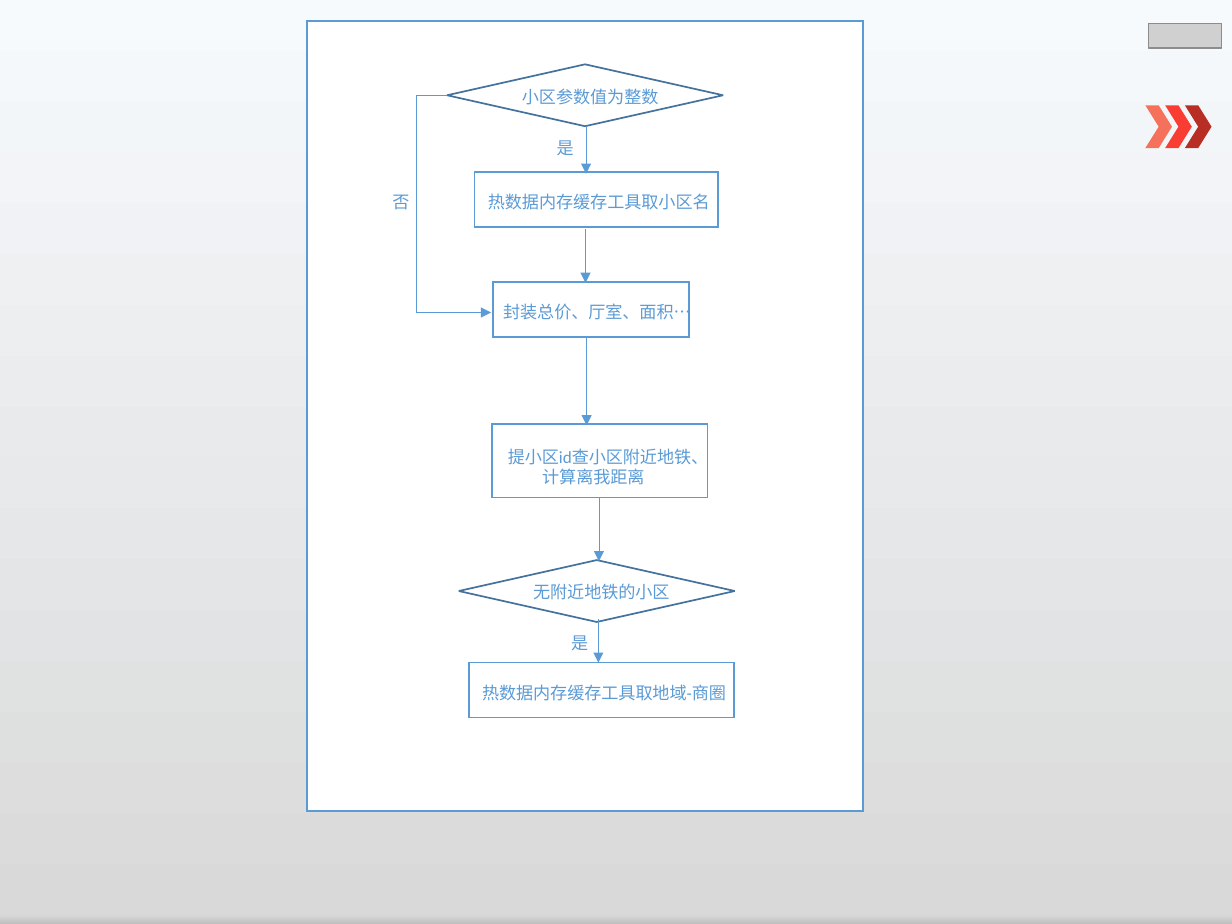
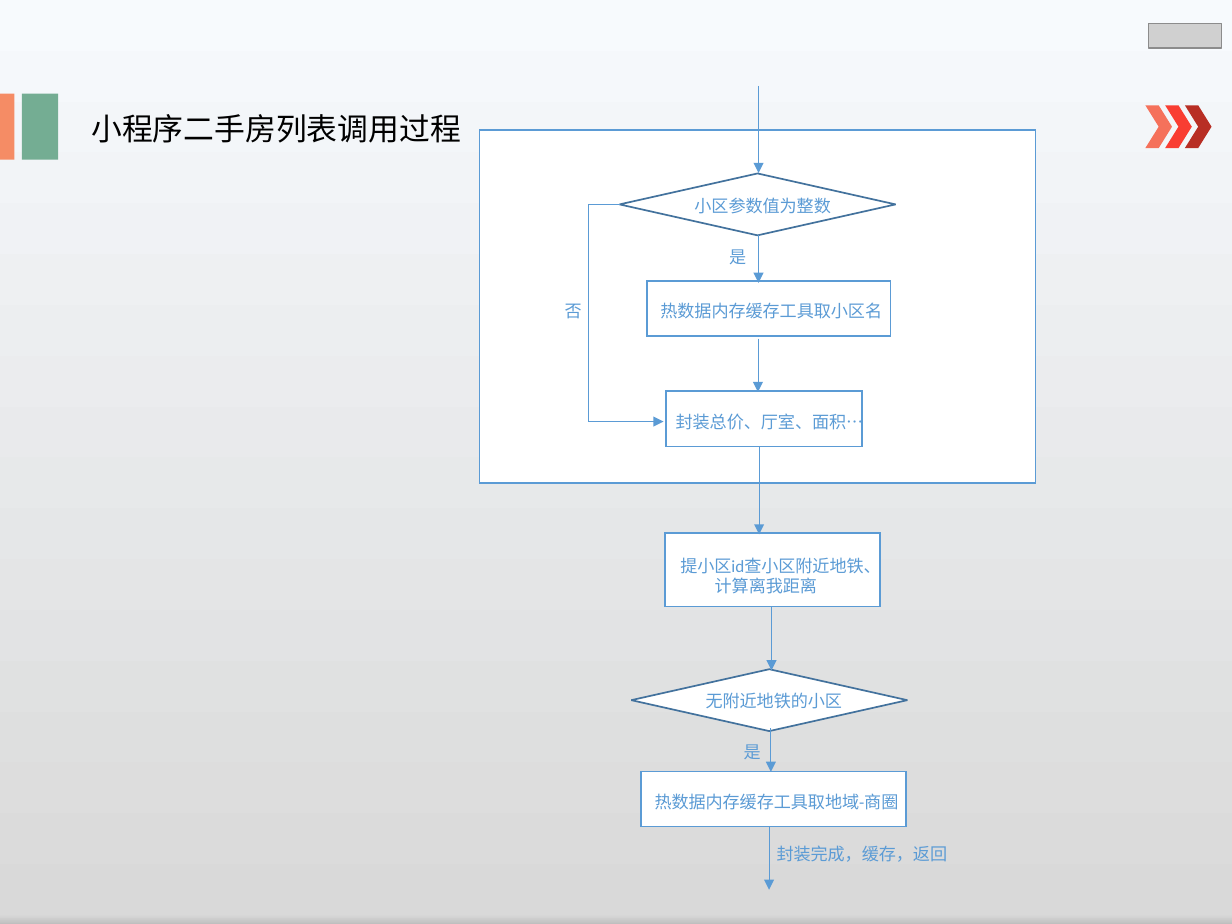
Before and after one commit to lspgithublxh/document, a slide deck: slide 15 of 业务文档跟踪/述职/shuzhi.pptx. Drawn at 1232x924 pixels with LibreOffice and Linux fonts; fonts in the diff are those of the drawing; grey boxes stand for pictures. Boxes give left, top, right and bottom in pixels: in the first picture for what was removed or moved away, otherwise in the second. Text is boxed around its words. In the diff, an @@ line names an element or a change of style, - is before the commit and + after.

Commit message:
二级缓存策略3

```diff
--- a/业务文档跟踪/述职/shuzhi.pptx
+++ b/业务文档跟踪/述职/shuzhi.pptx
@@ arrow added from (759, 86) to (759, 172), #5B9BD5 0.5 pt @@
@@ rectangle added at bbox=[0, 94, 15, 160], fill #F58C65 @@
@@ rectangle added at bbox=[22, 94, 59, 160], fill #74AD93 @@
@@ text added at bbox=[91, 114, 461, 143], 18 pt, text #000000 @@
+小程序二手房列表调用过程
@@ rectangle: place and size @@
-rectangle at bbox=[307, 21, 862, 812]
+rectangle at bbox=[479, 129, 1035, 483]
@@ 5 texts, 3 arrows, 2 rectangles, 2 diamonds, 1 elbow arrow: place and size @@
-5 texts, 3 arrows, 2 rectangles, 2 diamonds, 1 elbow arrow at bbox=[416, 64, 734, 718]
+5 texts, 3 arrows, 2 rectangles, 2 diamonds, 1 elbow arrow at bbox=[589, 174, 907, 827]
@@ 4 texts, 2 rectangles, 2 arrows: place and size @@
-4 texts, 2 rectangles, 2 arrows at bbox=[392, 140, 710, 663]
+4 texts, 2 rectangles, 2 arrows at bbox=[565, 249, 882, 771]
@@ arrow added from (769, 827) to (769, 890), #5B9BD5 0.5 pt @@
@@ text added at bbox=[777, 845, 948, 862], 10 pt, text #5B9BD5 @@
+封装完成，缓存，返回
```
Also in this commit, not shown: 7 other slides changed, 1 slide added, 1 slide removed.
